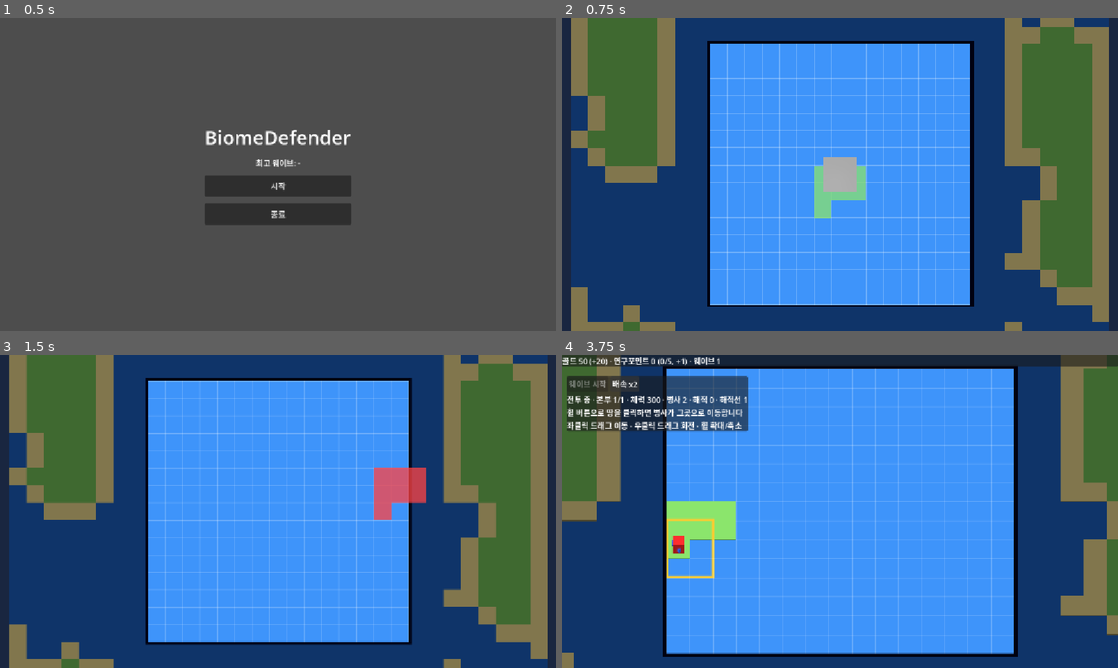
Above: before the commit, frames 1-4 (two rows, left to right).
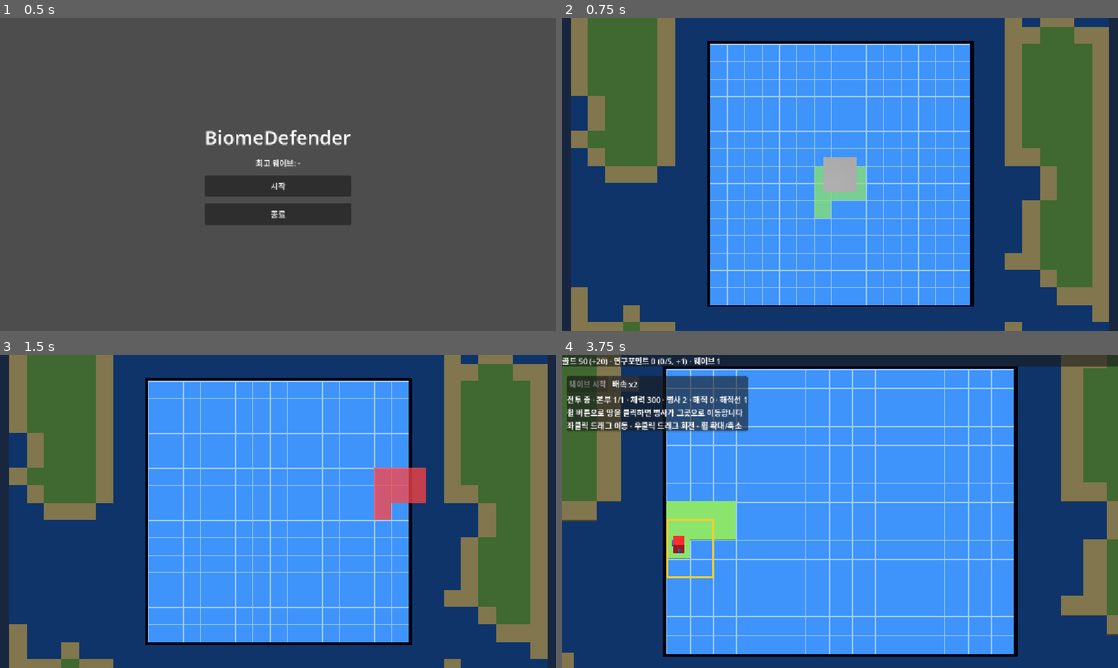
Above: after the commit, the same moments.

Repository: dpwns5889/Islander
Game: Godot game, scene res://assets/scenes/menu.tscn
Two runs of this game, one before a commit and one after it. Both use one fixed random seed, a clock stepped at 60 frames per second and the inputs below.
Inputs (mouse positions are in pixels of both pictures, inside the frame that each line leads up to):
- Up to frame 1 (0.5 s): no input
- Up to frame 2 (0.75 s): click "시작" at 0.5 s
- Up to frame 3 (1.5 s): tap Enter at 1.25 s; move the mouse to (400, 495) at 1.27 s; tap P at 1.35 s; click (400, 495) at 1.42 s
- Up to frame 4 (3.75 s): tap Space at 2 s; drag from (728, 527) to (812, 574) at 2.02 s; click "웨이브 시작" at 2.75 s; click "배속 x1" at 3.5 s

Frame 1 is identical in both runs. In frame 2, 5.2% of the frame differs, in the area x 26-74%, y 8-92%; in frame 3, 5.6%; in frame 4, 6.2%, in the area x 0-98%, y 3-96%.

Commit message:
fix: 필드 격자가 흐리고 굵기가 들쭉날쭉한 문제 수정
선 그리기를 셰이더로 바꿔 어느 배율에서든 도트 1개(도트를 끄면 2픽셀)로 그리고,
불투명도를 25%에서 50%로 올렸다. 도트를 끈 화면의 부드러운 보정도 없앴다.
tests/grid_render.gd는 창을 띄워 모든 배율의 격자 줄을 점검한다.
기획서 v0.58

Co-Authored-By: Claude Sonnet 5.5 <noreply@anthropic.com>

Diff:
--- a/assets/scripts/field.gd
+++ b/assets/scripts/field.gd
@@ -28,6 +28,7 @@
 var hq_lost: int = 0 ## 영구히 잃은 본부 수
 var buildings_lost: Dictionary = {} ## 이번 전투에서 무너진 건물 종류 → 개수(본부 제외). 전투를 시작할 때 비운다 (기획서 5.2)
 var hq_level: Dictionary = {} ## 본부 위치 → 그 본부의 레벨 (본부마다 따로) (기획서 5.3)
+const GRID_SHADER: Shader = preload("res://assets/shaders/grid.gdshader")
 const BAR_W: float = 0.95 ## 본부 레벨업 바 크기 (기획서 5.3)
 const BAR_H: float = 0.21
 var _hq_bars: Dictionary = {} ## 본부 위치 → 레벨업까지 식량 바 [배경, 채움, 글자] (기획서 5.3)
@@ -81,20 +82,18 @@
 	_add_plane(ext, 0.0, Color(0.06, 0.17, 0.34)) # 배치할 수 없는 바깥은 어둡게
 	_add_plane(bounds, 0.01, Color(0.2, 0.48, 0.82))
 	var o: Vector3 = cell_to_world(bounds.position) - Vector3(0.5, 0.0, 0.5) # 필드 왼쪽 위 모서리
-	var im: ImmediateMesh = ImmediateMesh.new()
-	im.surface_begin(Mesh.PRIMITIVE_LINES)
-	for x in bounds.size.x + 1:
-		im.surface_add_vertex(o + Vector3(x, 0.02, 0))
-		im.surface_add_vertex(o + Vector3(x, 0.02, bounds.size.y))
-	for y in bounds.size.y + 1:
-		im.surface_add_vertex(o + Vector3(0, 0.02, y))
-		im.surface_add_vertex(o + Vector3(bounds.size.x, 0.02, y))
-	im.surface_end()
-	var lines: MeshInstance3D = MeshInstance3D.new()
-	lines.mesh = im
-	lines.material_override = _mat(Color(1, 1, 1, 0.25), true)
-	add_child(lines)
-	_frame_nodes.append(lines)
+	var grid_mesh: PlaneMesh = PlaneMesh.new()
+	grid_mesh.size = Vector2(bounds.size)
+	var grid_mat: ShaderMaterial = ShaderMaterial.new()
+	grid_mat.shader = GRID_SHADER
+	grid_mat.set_shader_parameter("origin", Vector2(o.x, o.z))
+	grid_mat.render_priority = -1 # 다른 반투명 물체(미리보기·영역선)보다 먼저 그린다
+	var grid: MeshInstance3D = MeshInstance3D.new()
+	grid.mesh = grid_mesh
+	grid.material_override = grid_mat
+	grid.position = center_world() + Vector3(0.0, 0.02, 0.0)
+	add_child(grid)
+	_frame_nodes.append(grid)
 	# 배치할 수 있는 경계의 진한 테두리, 필드 바깥쪽 바닥에 붙인다
 	var t: float = 0.16
 	var sx: float = bounds.size.x
--- a/assets/scripts/pixel_view.gd
+++ b/assets/scripts/pixel_view.gd
@@ -86,7 +86,6 @@
 func set_enabled(on: bool) -> void:
 	enabled = on
 	_post.visible = on
-	_tex.texture_filter = CanvasItem.TEXTURE_FILTER_NEAREST if on else CanvasItem.TEXTURE_FILTER_LINEAR
 	_resize()
 
 
--- /dev/null
+++ b/assets/shaders/grid.gdshader
@@ -0,0 +1,24 @@
+shader_type spatial;
+// 필드 격자: 확대·회전과 상관없이 항상 같은 픽셀 굵기의 선을 그린다 (기획서 7.2)
+render_mode unshaded, fog_disabled, cull_disabled, depth_draw_never;
+
+uniform vec2 origin; // 필드 왼쪽 위 모서리의 월드 xz
+uniform float strength : hint_range(0.0, 1.0) = 0.5;
+
+varying vec2 cell; // 칸 단위 좌표 (정수인 곳이 칸 경계)
+
+void vertex() {
+	cell = (MODEL_MATRIX * vec4(VERTEX, 1.0)).xz - origin;
+}
+
+void fragment() {
+	// 도트 화면(세로 362)은 1도트, 도트를 끈 원래 해상도(1082 이상)는 2픽셀 이상
+	float width = max(1.0, floor(VIEWPORT_SIZE.y / 500.0));
+	// 한 픽셀이 차지하는 칸 길이. 비스듬한 선이 두 겹이 되지 않게 합이 아니라 큰 쪽을 쓴다
+	vec2 w = max(abs(dFdx(cell)), abs(dFdy(cell))) * width;
+	// 판정 구간은 픽셀 간격과 정확히 같아야 한다: 좁으면 줄이 빠지고 넓으면 두 겹이 된다 (tests/grid_render.gd).
+	// 픽셀 중심이 칸 경계에 정확히 걸리는 배율에서 오차에 흔들리지 않게 구간 시작만 조금 비킨다
+	vec2 line = step(fract(cell + w * 0.013), w);
+	ALBEDO = vec3(1.0);
+	ALPHA = strength * max(line.x, line.y);
+}
--- a/project.godot
+++ b/project.godot
@@ -11,7 +11,7 @@
 [application]
 
 config/name="Islander"
-config/version="0.57"
+config/version="0.58"
 run/main_scene="res://assets/scenes/menu.tscn"
 config/features=PackedStringArray("4.7", "Forward Plus")
 config/icon="res://icon.svg"
--- /dev/null
+++ b/tests/grid_render.gd
@@ -0,0 +1,74 @@
+extends SceneTree
+## 격자 렌더 점검: 모든 배율에서 줄이 빠지거나 두 겹이 되지 않는지 도트 화면 원본을 훑어 본다 (기획서 7.2)
+## 실제 렌더가 필요해 창을 띄워 실행한다: godot --path . --script tests/grid_render.gd
+
+
+func _initialize() -> void:
+	var main: Node = load("res://assets/scenes/main.tscn").instantiate()
+	root.add_child(main)
+	await process_frame
+	main.current = null
+	main._rebuild_ghost()
+	var bad: int = 0
+	var checked: int = 0
+	for grown in [0, 3]:
+		for _i in grown:
+			main.field.expand_all()
+		for on in [true, false]:
+			main.pixel.set_enabled(on)
+			var z: float = 0.4
+			while z <= 1.3001:
+				main._zoom = z
+				main._update_camera()
+				for _f in 3:
+					await process_frame
+				await RenderingServer.frame_post_draw
+				var img: Image = main.pixel._sub.get_texture().get_image()
+				var width: int = 1 if on else 2
+				var cell_px: float = (img.get_height() - 2) / main.pixel._size
+				for vertical in [true, false]:
+					var err: String = _scan(main, img, vertical, width, cell_px)
+					checked += 1
+					if err != "":
+						bad += 1
+						if bad <= 12:
+							print("grown=", grown, " dot=", on, " zoom=", snappedf(z, 0.001), " vertical=", vertical, " ", err)
+				z += 0.0173 if on else 0.0719
+	print("격자 점검: ", checked, "건 중 이상 ", bad, "건")
+	quit(bad)
+
+
+## 필드 안 바다를 가로지르는 한 줄에서 밝은 구간의 굵기와 간격을 본다
+func _scan(main: Node, img: Image, vertical: bool, width: int, cell_px: float) -> String:
+	var b: Rect2i = main.field.bounds
+	var a: Vector3 = main.field.cell_to_world(b.position) - Vector3(0.5, -0.02, 0.5)
+	# 확대하면 가장자리가 화면 밖이므로 필드 가운데 칸을 지나는 줄을 본다
+	var from: Vector3 = a + (Vector3(0.0, 0.0, floorf(b.size.y / 2.0) + 0.37) if vertical else Vector3(floorf(b.size.x / 2.0) + 0.37, 0.0, 0.0))
+	var to: Vector3 = from + (Vector3(b.size.x, 0, 0) if vertical else Vector3(0, 0, b.size.y))
+	var p0: Vector2 = main.pixel.camera.unproject_position(from)
+	var p1: Vector2 = main.pixel.camera.unproject_position(to)
+	var runs: Array[Vector2i] = []
+	var start: int = -1
+	var lo: int = maxi(0, int(p0.x if vertical else p0.y) + 3)
+	var hi: int = mini((img.get_width() if vertical else img.get_height()) - 1, int(p1.x if vertical else p1.y) - 3)
+	var values: Array[float] = []
+	for i in range(lo, hi):
+		var c: Color = img.get_pixel(i, int(p0.y)) if vertical else img.get_pixel(int(p0.x), i)
+		values.append(c.r)
+	var sorted: Array[float] = values.duplicate()
+	sorted.sort()
+	var sea: float = sorted[sorted.size() / 2]
+	for i in values.size():
+		var lit: bool = values[i] > sea + 0.08
+		if lit and start < 0:
+			start = i
+		elif not lit and start >= 0:
+			runs.append(Vector2i(start, i - start))
+			start = -1
+	for i in runs.size():
+		if runs[i].y != width:
+			return "굵기 %d (기대 %d)" % [runs[i].y, width]
+		if i > 0 and absf(runs[i].x - runs[i - 1].x - cell_px) > 1.01:
+			return "간격 %d (칸 %.2f픽셀)" % [runs[i].x - runs[i - 1].x, cell_px]
+	var expected: int = int(values.size() / cell_px)
+	return "" if runs.size() >= expected else "줄 수 %d < %d" % [runs.size(), expected]
Not shown, added: assets/shaders/grid.gdshader.uid
Not shown, added: tests/grid_render.gd.uid
Not shown, changed: docs/GameDesign.md
